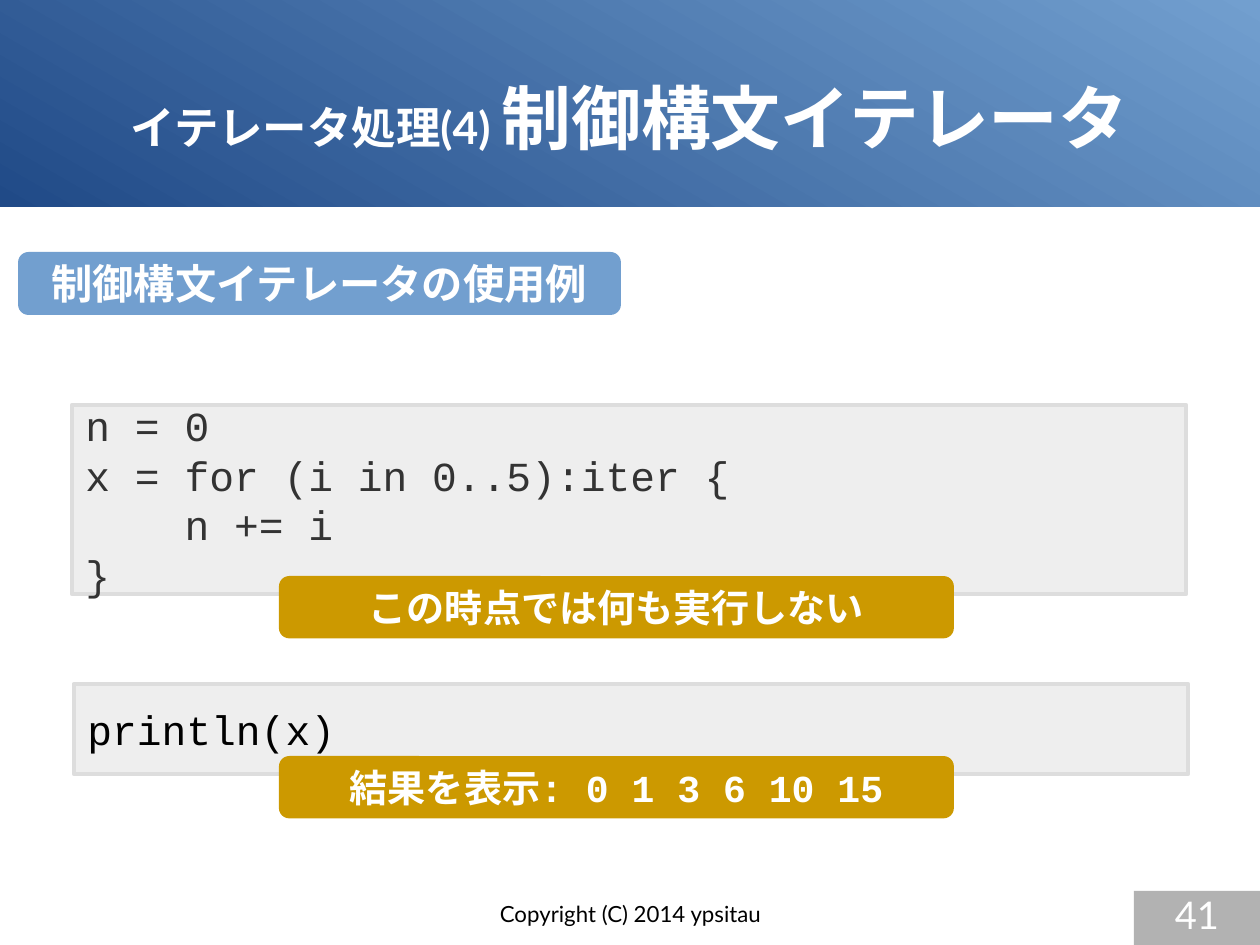
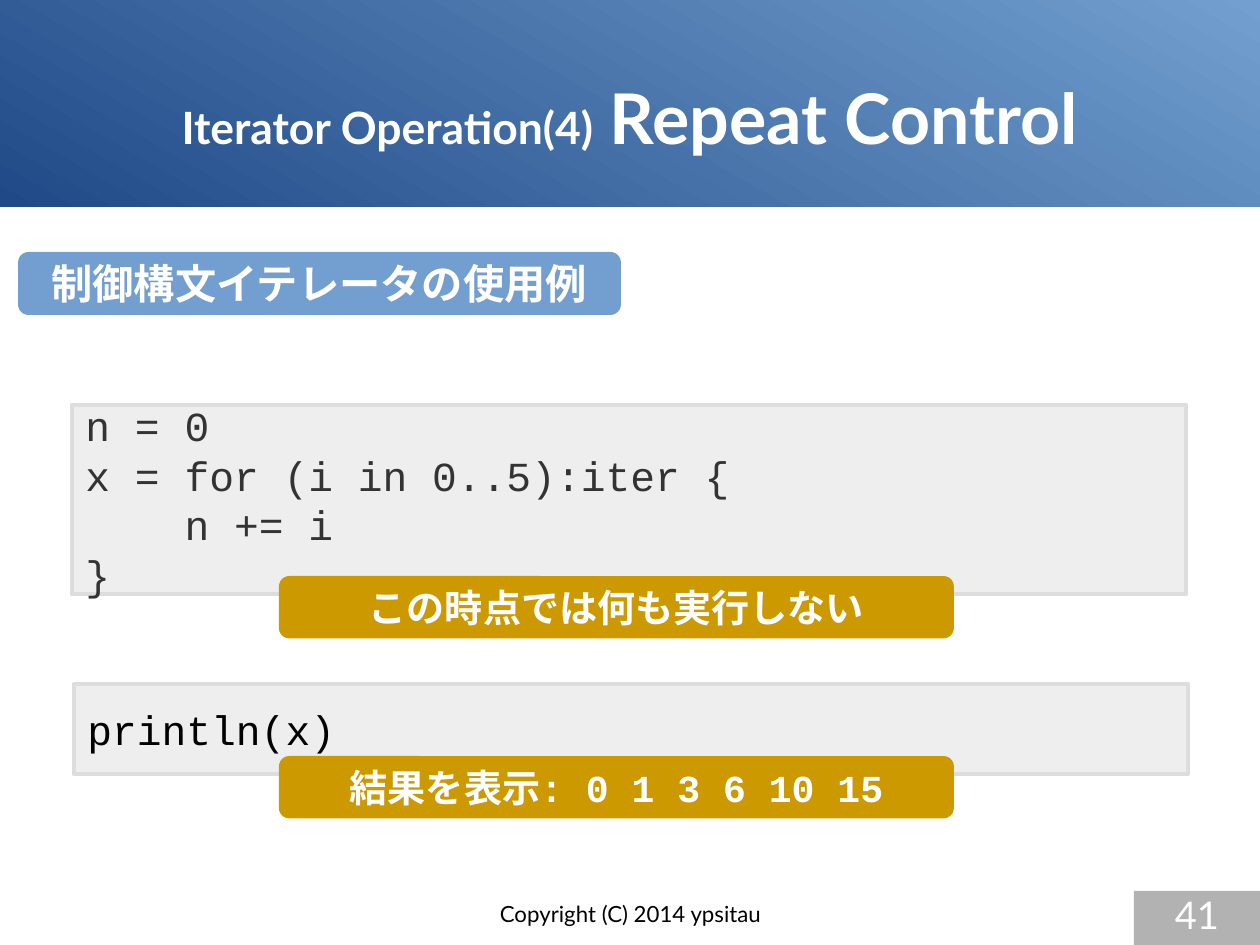
Before and after one commit to gura-lang/gura-doc, a slide deck: slide 41 of presentation/gura-introduction-e.odp. Drawn at 1260x945 pixels with LibreOffice and Linux fonts; fonts in the diff are those of the drawing. Boxes give left, top, right and bottom in pixels: in the first picture for what was removed or moved away, otherwise in the second. Text is boxed around its words. In the diff, an @@ line names an element or a change of style, - is before the commit and + after.

```diff
--- a/presentation/gura-introduction-e.odp
+++ b/presentation/gura-introduction-e.odp
@@ title at bbox=[182, 92, 1078, 156]: text changed @@
-イテレータ処理(4) 制御構文イテレータ
+Iterator Operation(4) Repeat Control
```
Also in this commit, not shown: 26 other slides changed, 4 slides added, 4 slides removed.
